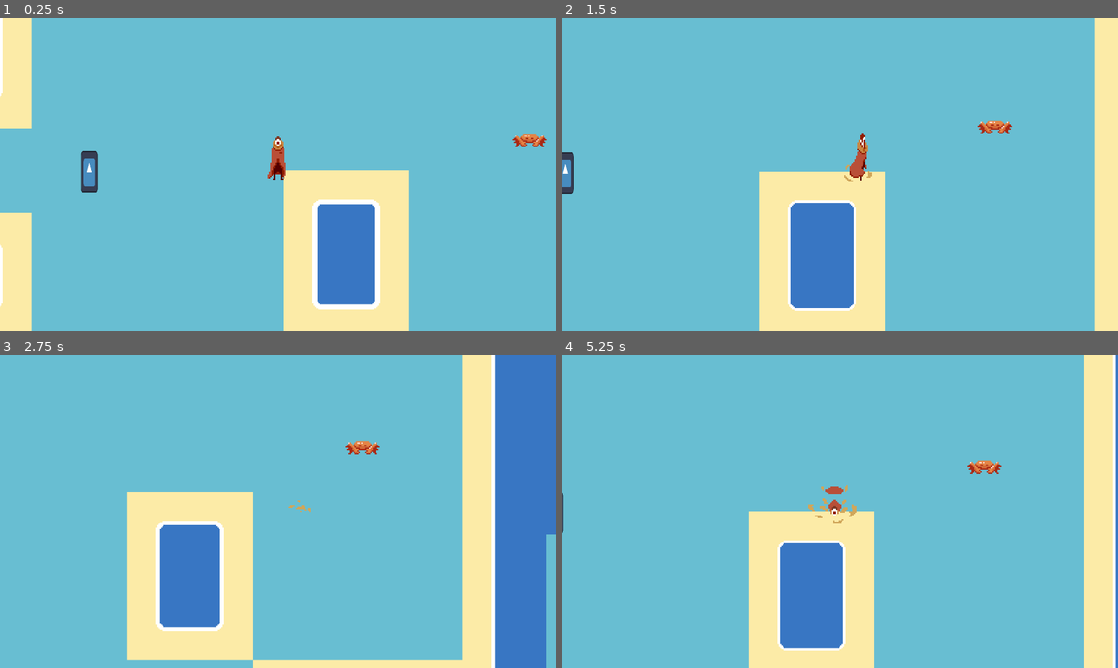
Above: before the commit, frames 1-4 (two rows, left to right).
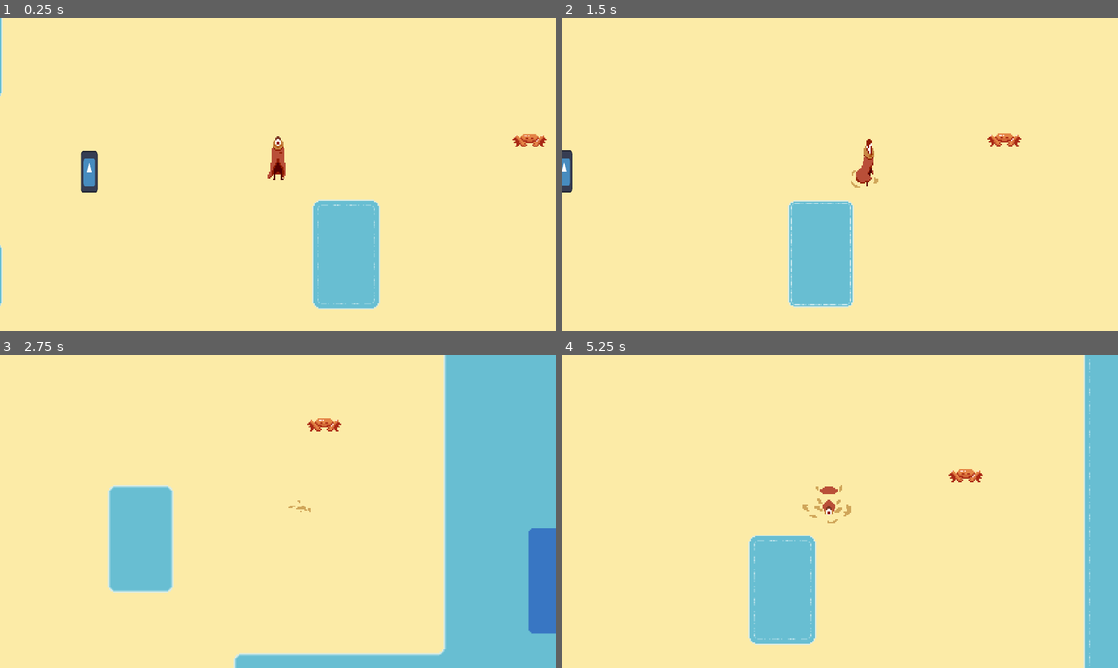
Above: after the commit, the same moments.

Repository: Lukko-Digital/Sift
Game: Godot game, scene res://scenes/main.tscn
Two runs of this game, one before a commit and one after it. Both use one fixed random seed, a clock stepped at 60 frames per second and the inputs below. The engine's default icon, where the game draws it, is replaced by a stand-in: a white triangle on a blue panel in a dark square.
Inputs:
- Up to frame 1 (0.25 s): no input
- Up to frame 2 (1.5 s): hold D (right) 0.53-1.28 s; tap Space (dash) at 0.6 s; hold S (down) from 1.28 s (still down); tap E (interact) at 1.35 s
- Up to frame 3 (2.75 s): release S (down) at 2.03 s; hold D (right) from 2.03 s (still down); tap Space (dash) at 2.1 s
- Up to frame 4 (5.25 s): release D (right) at 2.78 s; hold W (up) 2.78-3.53 s; tap E (interact) at 2.85, 4.35 s; hold A (left) 3.53-5.03 s; tap Space (dash) at 3.6, 5.1 s; hold S (down) from 5.03 s (still down)

The runs differ from the first frame. In frame 1, 88% of the frame differs, in the area x 0-100%, y 0-100%; in frame 2, 89%; in frame 3, 88%; in frame 4, 95%.

Commit message:
improve assets make progress on tilemap tbc

Diff:
--- a/assets/tilemaps/main.tres
+++ b/assets/tilemaps/main.tres
@@ -160,11 +160,13 @@
 10:1/0/physics_layer_2/linear_velocity = Vector2(0, 0)
 10:1/0/physics_layer_2/angular_velocity = 0.0
 11:1/next_alternative_id = 4
-11:1/animation_columns = 4
-11:1/animation_frame_0/duration = 0.5
-11:1/animation_frame_1/duration = 0.5
-11:1/animation_frame_2/duration = 0.5
-11:1/animation_frame_3/duration = 0.5
+11:1/animation_columns = 5
+11:1/animation_speed = 3.0
+11:1/animation_frame_0/duration = 1.0
+11:1/animation_frame_1/duration = 1.0
+11:1/animation_frame_2/duration = 1.0
+11:1/animation_frame_3/duration = 1.0
+11:1/animation_frame_4/duration = 1.0
 11:1/0 = 0
 11:1/0/terrain_set = 0
 11:1/0/physics_layer_0/linear_velocity = Vector2(0, 0)
@@ -173,6 +175,7 @@
 11:1/0/physics_layer_1/angular_velocity = 0.0
 11:1/0/physics_layer_2/linear_velocity = Vector2(0, 0)
 11:1/0/physics_layer_2/angular_velocity = 0.0
+11:1/0/physics_layer_2/polygon_0/points = PackedVector2Array(-16, -16, 16, -16, 16, 16, -16, 16, -16, -16, 16, -16, 16, 16, -16, 16, -16, 16)
 11:1/0/terrains_peering_bit/bottom_left_corner = 0
 11:1/0/terrains_peering_bit/left_side = 0
 11:1/0/terrains_peering_bit/top_left_corner = 0
@@ -366,11 +369,13 @@
 10:2/0/physics_layer_2/linear_velocity = Vector2(0, 0)
 10:2/0/physics_layer_2/angular_velocity = 0.0
 11:2/next_alternative_id = 4
-11:2/animation_columns = 4
-11:2/animation_frame_0/duration = 0.5
-11:2/animation_frame_1/duration = 0.5
-11:2/animation_frame_2/duration = 0.5
-11:2/animation_frame_3/duration = 0.5
+11:2/animation_columns = 5
+11:2/animation_speed = 3.0
+11:2/animation_frame_0/duration = 1.0
+11:2/animation_frame_1/duration = 1.0
+11:2/animation_frame_2/duration = 1.0
+11:2/animation_frame_3/duration = 1.0
+11:2/animation_frame_4/duration = 1.0
 11:2/0 = 0
 11:2/0/terrain_set = 0
 11:2/0/physics_layer_0/linear_velocity = Vector2(0, 0)
@@ -557,11 +562,13 @@
 10:3/0/physics_layer_2/linear_velocity = Vector2(0, 0)
 10:3/0/physics_layer_2/angular_velocity = 0.0
 11:3/next_alternative_id = 4
-11:3/animation_columns = 4
-11:3/animation_frame_0/duration = 0.5
-11:3/animation_frame_1/duration = 0.5
-11:3/animation_frame_2/duration = 0.5
-11:3/animation_frame_3/duration = 0.5
+11:3/animation_columns = 5
+11:3/animation_speed = 3.0
+11:3/animation_frame_0/duration = 1.0
+11:3/animation_frame_1/duration = 1.0
+11:3/animation_frame_2/duration = 1.0
+11:3/animation_frame_3/duration = 1.0
+11:3/animation_frame_4/duration = 1.0
 11:3/0 = 0
 11:3/0/terrain_set = 0
 11:3/0/physics_layer_0/linear_velocity = Vector2(0, 0)
@@ -889,14 +896,6 @@
 6:6/0/physics_layer_1/angular_velocity = 0.0
 6:6/0/physics_layer_2/linear_velocity = Vector2(0, 0)
 6:6/0/physics_layer_2/angular_velocity = 0.0
-6:6/0/terrains_peering_bit/right_side = 0
-6:6/0/terrains_peering_bit/bottom_right_corner = 0
-6:6/0/terrains_peering_bit/bottom_side = 0
-6:6/0/terrains_peering_bit/bottom_left_corner = 0
-6:6/0/terrains_peering_bit/left_side = 0
-6:6/0/terrains_peering_bit/top_left_corner = 0
-6:6/0/terrains_peering_bit/top_side = 0
-6:6/0/terrains_peering_bit/top_right_corner = 0
 7:6/0 = 0
 7:6/0/terrain_set = 0
 7:6/0/physics_layer_0/linear_velocity = Vector2(0, 0)
@@ -905,14 +904,6 @@
 7:6/0/physics_layer_1/angular_velocity = 0.0
 7:6/0/physics_layer_2/linear_velocity = Vector2(0, 0)
 7:6/0/physics_layer_2/angular_velocity = 0.0
-7:6/0/terrains_peering_bit/right_side = 0
-7:6/0/terrains_peering_bit/bottom_right_corner = 0
-7:6/0/terrains_peering_bit/bottom_side = 0
-7:6/0/terrains_peering_bit/bottom_left_corner = 0
-7:6/0/terrains_peering_bit/left_side = 0
-7:6/0/terrains_peering_bit/top_left_corner = 0
-7:6/0/terrains_peering_bit/top_side = 0
-7:6/0/terrains_peering_bit/top_right_corner = 0
 8:6/0 = 0
 8:6/0/terrain_set = 0
 8:6/0/physics_layer_0/linear_velocity = Vector2(0, 0)
@@ -921,14 +912,6 @@
 8:6/0/physics_layer_1/angular_velocity = 0.0
 8:6/0/physics_layer_2/linear_velocity = Vector2(0, 0)
 8:6/0/physics_layer_2/angular_velocity = 0.0
-8:6/0/terrains_peering_bit/right_side = 0
-8:6/0/terrains_peering_bit/bottom_right_corner = 0
-8:6/0/terrains_peering_bit/bottom_side = 0
-8:6/0/terrains_peering_bit/bottom_left_corner = 0
-8:6/0/terrains_peering_bit/left_side = 0
-8:6/0/terrains_peering_bit/top_left_corner = 0
-8:6/0/terrains_peering_bit/top_side = 0
-8:6/0/terrains_peering_bit/top_right_corner = 0
 9:6/0 = 0
 9:6/0/terrain_set = 0
 9:6/0/physics_layer_0/linear_velocity = Vector2(0, 0)
@@ -937,14 +920,6 @@
 9:6/0/physics_layer_1/angular_velocity = 0.0
 9:6/0/physics_layer_2/linear_velocity = Vector2(0, 0)
 9:6/0/physics_layer_2/angular_velocity = 0.0
-9:6/0/terrains_peering_bit/right_side = 0
-9:6/0/terrains_peering_bit/bottom_right_corner = 0
-9:6/0/terrains_peering_bit/bottom_side = 0
-9:6/0/terrains_peering_bit/bottom_left_corner = 0
-9:6/0/terrains_peering_bit/left_side = 0
-9:6/0/terrains_peering_bit/top_left_corner = 0
-9:6/0/terrains_peering_bit/top_side = 0
-9:6/0/terrains_peering_bit/top_right_corner = 0
 10:6/0 = 0
 10:6/0/terrain_set = 0
 10:6/0/physics_layer_0/linear_velocity = Vector2(0, 0)
@@ -953,14 +928,6 @@
 10:6/0/physics_layer_1/angular_velocity = 0.0
 10:6/0/physics_layer_2/linear_velocity = Vector2(0, 0)
 10:6/0/physics_layer_2/angular_velocity = 0.0
-10:6/0/terrains_peering_bit/right_side = 0
-10:6/0/terrains_peering_bit/bottom_right_corner = 0
-10:6/0/terrains_peering_bit/bottom_side = 0
-10:6/0/terrains_peering_bit/bottom_left_corner = 0
-10:6/0/terrains_peering_bit/left_side = 0
-10:6/0/terrains_peering_bit/top_left_corner = 0
-10:6/0/terrains_peering_bit/top_side = 0
-10:6/0/terrains_peering_bit/top_right_corner = 0
 11:6/0 = 0
 11:6/0/terrain_set = 0
 11:6/0/physics_layer_0/linear_velocity = Vector2(0, 0)
@@ -969,14 +936,6 @@
 11:6/0/physics_layer_1/angular_velocity = 0.0
 11:6/0/physics_layer_2/linear_velocity = Vector2(0, 0)
 11:6/0/physics_layer_2/angular_velocity = 0.0
-11:6/0/terrains_peering_bit/right_side = 0
-11:6/0/terrains_peering_bit/bottom_right_corner = 0
-11:6/0/terrains_peering_bit/bottom_side = 0
-11:6/0/terrains_peering_bit/bottom_left_corner = 0
-11:6/0/terrains_peering_bit/left_side = 0
-11:6/0/terrains_peering_bit/top_left_corner = 0
-11:6/0/terrains_peering_bit/top_side = 0
-11:6/0/terrains_peering_bit/top_right_corner = 0
 12:6/0 = 0
 12:6/0/terrain_set = 0
 12:6/0/physics_layer_0/linear_velocity = Vector2(0, 0)
@@ -985,14 +944,6 @@
 12:6/0/physics_layer_1/angular_velocity = 0.0
 12:6/0/physics_layer_2/linear_velocity = Vector2(0, 0)
 12:6/0/physics_layer_2/angular_velocity = 0.0
-12:6/0/terrains_peering_bit/right_side = 0
-12:6/0/terrains_peering_bit/bottom_right_corner = 0
-12:6/0/terrains_peering_bit/bottom_side = 0
-12:6/0/terrains_peering_bit/bottom_left_corner = 0
-12:6/0/terrains_peering_bit/left_side = 0
-12:6/0/terrains_peering_bit/top_left_corner = 0
-12:6/0/terrains_peering_bit/top_side = 0
-12:6/0/terrains_peering_bit/top_right_corner = 0
 13:6/0 = 0
 13:6/0/terrain_set = 0
 13:6/0/physics_layer_0/linear_velocity = Vector2(0, 0)
@@ -1001,14 +952,6 @@
 13:6/0/physics_layer_1/angular_velocity = 0.0
 13:6/0/physics_layer_2/linear_velocity = Vector2(0, 0)
 13:6/0/physics_layer_2/angular_velocity = 0.0
-13:6/0/terrains_peering_bit/right_side = 0
-13:6/0/terrains_peering_bit/bottom_right_corner = 0
-13:6/0/terrains_peering_bit/bottom_side = 0
-13:6/0/terrains_peering_bit/bottom_left_corner = 0
-13:6/0/terrains_peering_bit/left_side = 0
-13:6/0/terrains_peering_bit/top_left_corner = 0
-13:6/0/terrains_peering_bit/top_side = 0
-13:6/0/terrains_peering_bit/top_right_corner = 0
 14:6/0 = 0
 14:6/0/terrain_set = 0
 14:6/0/physics_layer_0/linear_velocity = Vector2(0, 0)
@@ -1025,22 +968,30 @@
 15:6/0/physics_layer_1/angular_velocity = 0.0
 15:6/0/physics_layer_2/linear_velocity = Vector2(0, 0)
 15:6/0/physics_layer_2/angular_velocity = 0.0
-15:6/0/terrains_peering_bit/right_side = 1
-15:6/0/terrains_peering_bit/bottom_right_corner = 1
-15:6/0/terrains_peering_bit/bottom_side = 1
-15:6/0/terrains_peering_bit/bottom_left_corner = 1
-15:6/0/terrains_peering_bit/left_side = 1
-15:6/0/terrains_peering_bit/top_left_corner = 1
-15:6/0/terrains_peering_bit/top_side = 1
-15:6/0/terrains_peering_bit/top_right_corner = 1
+15:6/0/terrains_peering_bit/right_side = 0
+15:6/0/terrains_peering_bit/bottom_right_corner = 0
+15:6/0/terrains_peering_bit/bottom_side = 0
+15:6/0/terrains_peering_bit/bottom_left_corner = 0
+15:6/0/terrains_peering_bit/left_side = 0
+15:6/0/terrains_peering_bit/top_left_corner = 0
+15:6/0/terrains_peering_bit/top_side = 0
+15:6/0/terrains_peering_bit/top_right_corner = 0
 16:6/0 = 0
+16:6/0/terrain_set = 0
 16:6/0/physics_layer_0/linear_velocity = Vector2(0, 0)
 16:6/0/physics_layer_0/angular_velocity = 0.0
 16:6/0/physics_layer_1/linear_velocity = Vector2(0, 0)
 16:6/0/physics_layer_1/angular_velocity = 0.0
 16:6/0/physics_layer_2/linear_velocity = Vector2(0, 0)
 16:6/0/physics_layer_2/angular_velocity = 0.0
-16:6/0/physics_layer_2/polygon_0/points = PackedVector2Array(-16, -16, 16, -16, 16, 16, -16, 16)
+16:6/0/terrains_peering_bit/right_side = 1
+16:6/0/terrains_peering_bit/bottom_right_corner = 1
+16:6/0/terrains_peering_bit/bottom_side = 1
+16:6/0/terrains_peering_bit/bottom_left_corner = 1
+16:6/0/terrains_peering_bit/left_side = 1
+16:6/0/terrains_peering_bit/top_left_corner = 1
+16:6/0/terrains_peering_bit/top_side = 1
+16:6/0/terrains_peering_bit/top_right_corner = 1
 0:7/0 = 0
 0:7/0/physics_layer_0/linear_velocity = Vector2(0, 0)
 0:7/0/physics_layer_0/angular_velocity = 0.0
@@ -1741,6 +1692,13 @@
 14:14/0/physics_layer_1/angular_velocity = 0.0
 14:14/0/physics_layer_2/linear_velocity = Vector2(0, 0)
 14:14/0/physics_layer_2/angular_velocity = 0.0
+17:6/0 = 0
+17:6/0/physics_layer_0/linear_velocity = Vector2(0, 0)
+17:6/0/physics_layer_0/angular_velocity = 0.0
+17:6/0/physics_layer_1/linear_velocity = Vector2(0, 0)
+17:6/0/physics_layer_1/angular_velocity = 0.0
+17:6/0/physics_layer_2/linear_velocity = Vector2(0, 0)
+17:6/0/physics_layer_2/angular_velocity = 0.0
 
 [resource]
 tile_size = Vector2i(32, 32)
Binary file changed: assets/ase/tilemap.aseprite
Binary file changed: assets/png/tilemap.png
